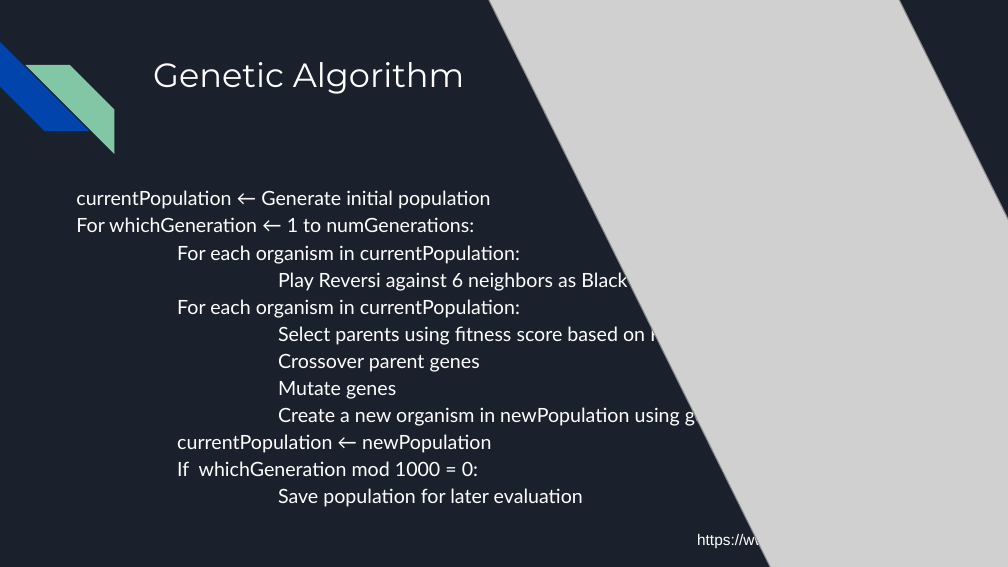
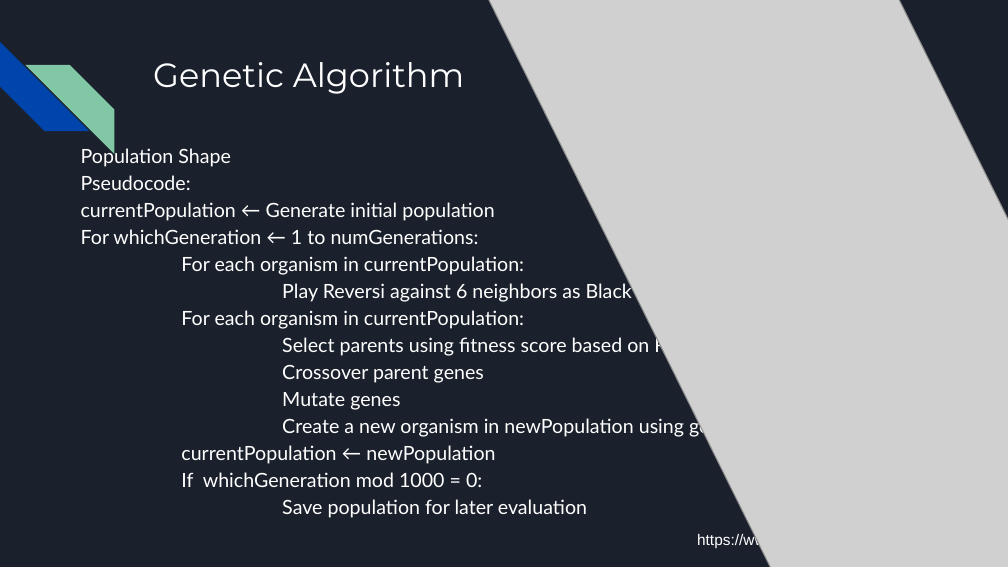
Before and after one commit to anna-porter/Reversi, a slide deck: slide 10 of Evolving a Reversi Player.pptx. Drawn at 1008x567 pixels with LibreOffice and Linux fonts; fonts in the diff are those of the drawing; grey boxes stand for pictures. Boxes give left, top, right and bottom in pixels: in the first picture for what was removed or moved away, otherwise in the second. Text is boxed around its words. In the diff, an @@ line names an element or a change of style, - is before the commit and + after.

```diff
--- a/Evolving a Reversi Player.pptx
+++ b/Evolving a Reversi Player.pptx
@@ text "Population Shape" moved from (x1=76, y1=190, x2=735, y2=507) to (x1=81, y1=146, x2=739, y2=518) @@
@@ text at (x1=81, y1=146, x2=231, y2=190): paragraphs added @@
+Population Shape
+Pseudocode:
```
Also in this commit, not shown: 15 other slides changed, 11 slides added, 2 slides removed.
